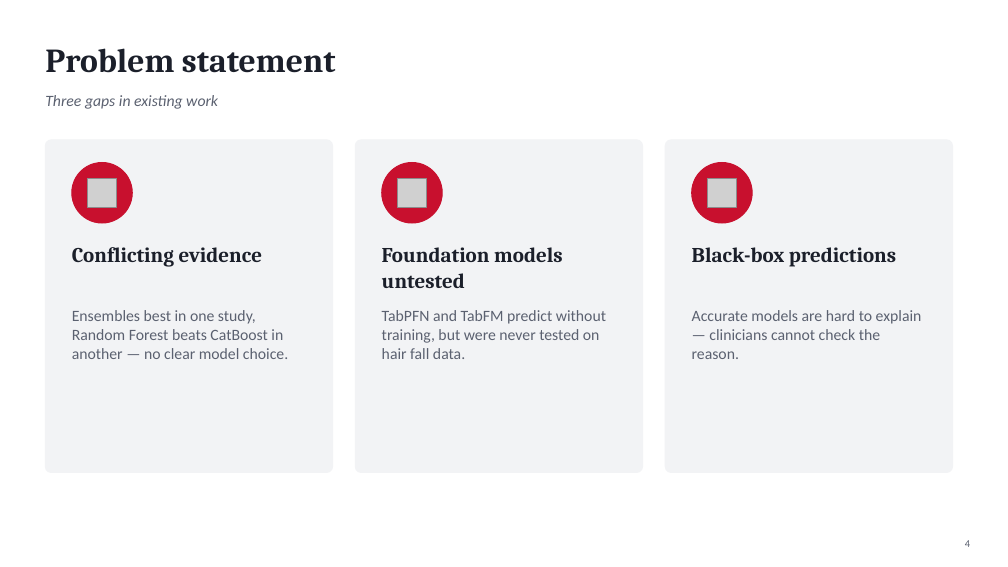
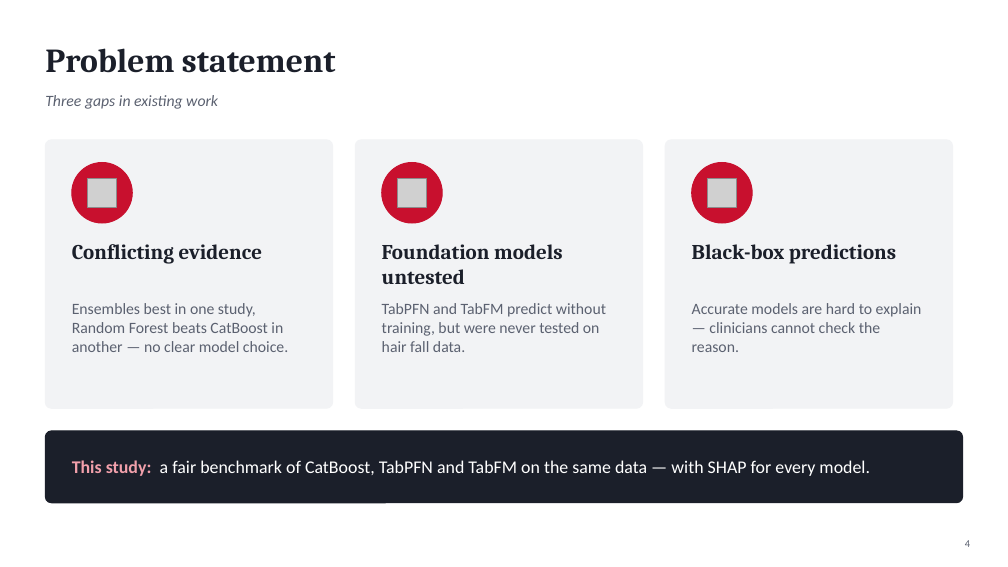
Before and after one commit to nirajanS1211/Hairfall-Thesis, a slide deck: slide 4 of thesis/final/Hairfall_Thesis_Presentation.pptx. Drawn at 1008x567 pixels with LibreOffice and Linux fonts; fonts in the diff are those of the drawing; grey boxes stand for pictures. Boxes give left, top, right and bottom in pixels: in the first picture for what was removed or moved away, otherwise in the second. Text is boxed around its words. In the diff, an @@ line names an element or a change of style, - is before the commit and + after.

```diff
--- a/thesis/final/Hairfall_Thesis_Presentation.pptx
+++ b/thesis/final/Hairfall_Thesis_Presentation.pptx
@@ rounded rectangle: place and size @@
-rounded rectangle at <box>45,140,333,473</box>
+rounded rectangle at <box>45,140,333,408</box>
@@ rounded rectangle: place and size @@
-rounded rectangle at <box>355,140,643,473</box>
+rounded rectangle at <box>355,140,643,408</box>
@@ proportions changed in 3 elements at <box>355,140,643,408</box>, <box>45,140,333,408</box>, <box>665,140,953,408</box> @@
@@ rounded rectangle: place and size @@
-rounded rectangle at <box>665,140,953,473</box>
+rounded rectangle at <box>665,140,953,408</box>
@@ text "Foundation models untested": place and size @@
-text "Foundation models untested" at <box>382,247,563,288</box>
+text "Foundation models untested" at <box>382,244,563,284</box>
@@ text "Ensembles best in one study, ...": place and size @@
-text "Ensembles best in one study, ..." at <box>72,310,288,359</box>
+text "Ensembles best in one study, ..." at <box>72,303,288,352</box>
@@ text "TabPFN and TabFM predict without ...": place and size @@
-text "TabPFN and TabFM predict without ..." at <box>382,310,606,359</box>
+text "TabPFN and TabFM predict without ..." at <box>382,303,606,352</box>
@@ text "Accurate models are hard to ...": place and size @@
-text "Accurate models are hard to ..." at <box>692,310,922,359</box>
+text "Accurate models are hard to ..." at <box>692,303,922,352</box>
@@ rounded rectangle added at <box>45,431,963,503</box>, fill #1B1F2A, outline #1B1F2A 1 pt @@
@@ text added at <box>72,460,870,476</box>, 17 pt, text #FFFFFF @@
+This study: a fair benchmark of CatBoost, TabPFN and TabFM on the same data — with SHAP for every model.
```
Also in this commit, not shown: 4 other slides changed, 1 other file.
